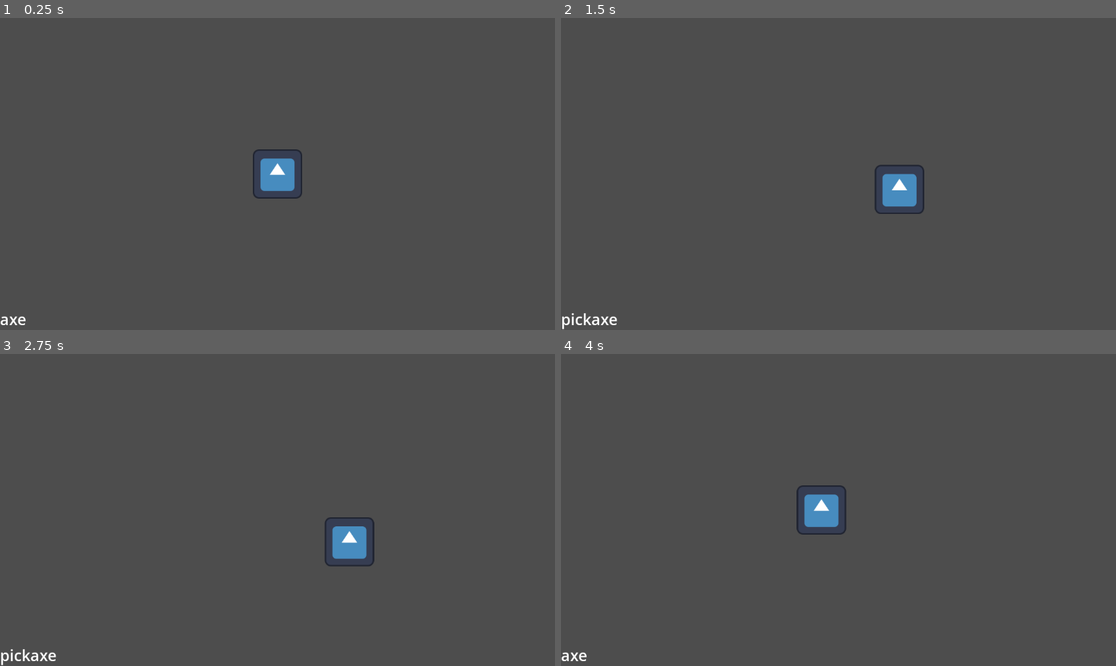
Above: before the commit, frames 1-4 (two rows, left to right).
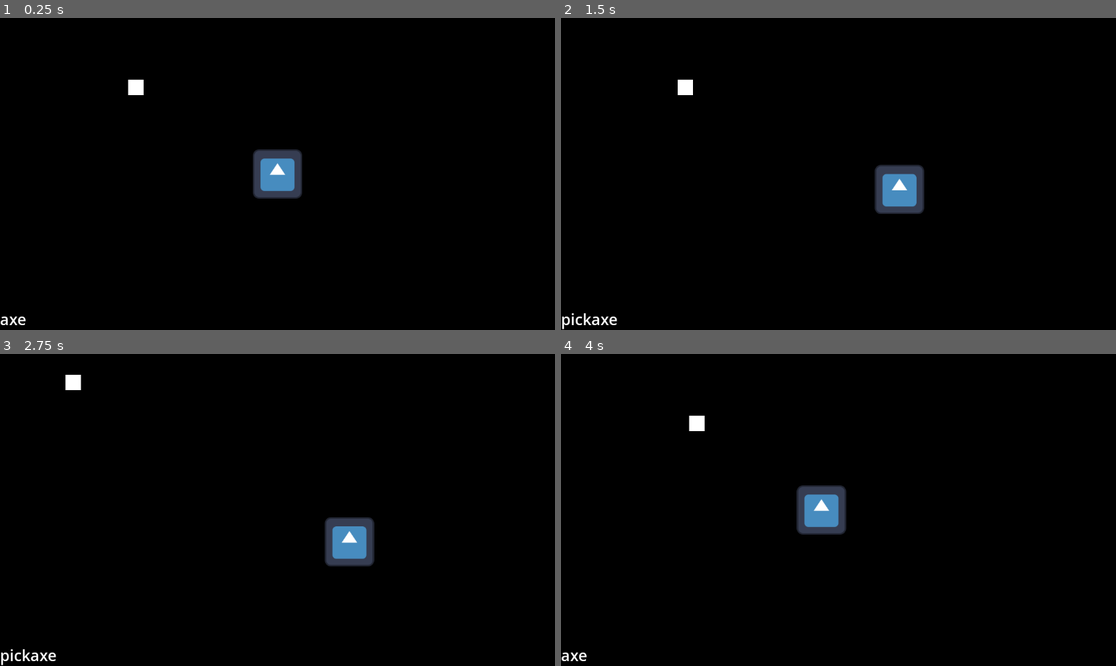
Above: after the commit, the same moments.

Repository: AnigamerWasTakenTwice/gmtk-jam-26-aniandcopper
Game: Godot game, scene res://scenes/test.tscn
Same seed, same stepped clock (60 frames per second), same inputs: the game is played once before the commit and once after it. The engine's default icon, where the game draws it, is replaced by a stand-in: a white triangle on a blue panel in a dark square.
Inputs (mouse positions are in pixels of both pictures, inside the frame that each line leads up to):
- Up to frame 1 (0.25 s): no input
- Up to frame 2 (1.5 s): tap Enter at 0.5 s; move the mouse to (960, 158) at 0.52 s; hold D (move_right) 0.53-1.28 s; click (960, 158) at 0.6 s; move the mouse to (727, 189) at 1.27 s; hold S (move_down) from 1.28 s (still down); tap R (cycle) at 1.35 s
- Up to frame 3 (2.75 s): move the mouse to (333, 441) at 2.02 s; release S (move_down) at 2.03 s; hold D (move_right) from 2.03 s (still down); tap E (interact) at 2.1 s
- Up to frame 4 (4 s): move the mouse to (810, 572) at 2.77 s; release D (move_right) at 2.78 s; hold W (move_up) 2.78-3.53 s; tap Shift (run) at 2.85 s; move the mouse to (1005, 556) at 3.52 s; hold A (move_left) from 3.53 s (still down); right-click (1005, 556) at 3.6 s

The runs differ from the first frame. In frame 1, 99% of the frame differs, in the area x 0-100%, y 0-100%; in frame 2, 98%; in frame 3, 99%; in frame 4, 99%.

Commit message:
Added Background

Diff:
--- a/scenes/prefabs/player.tscn
+++ b/scenes/prefabs/player.tscn
@@ -33,6 +33,14 @@
 drag_horizontal_enabled = true
 drag_vertical_enabled = true
 
+[node name="ColorRect" type="ColorRect" parent="Camera2D"]
+z_index = -999
+offset_left = -1384.0
+offset_top = -735.0
+offset_right = 1424.0
+offset_bottom = 775.0
+color = Color(0, 0, 0, 1)
+
 [node name="InteractionArea" type="Area2D" parent="."]
 position = Vector2(0, -64)
 
--- a/scenes/test.tscn
+++ b/scenes/test.tscn
@@ -8,6 +8,12 @@
 [sub_resource type="RectangleShape2D" id="RectangleShape2D_67y6s"]
 
 [node name="Node2D" type="Node2D"]
+
+[node name="Visual" type="Node2D" parent="."]
+
+[node name="ColorRect" type="ColorRect" parent="Visual"]
+offset_right = 40.0
+offset_bottom = 40.0
 
 [node name="Player" parent="." instance=ExtResource("1_gnr22")]
 
